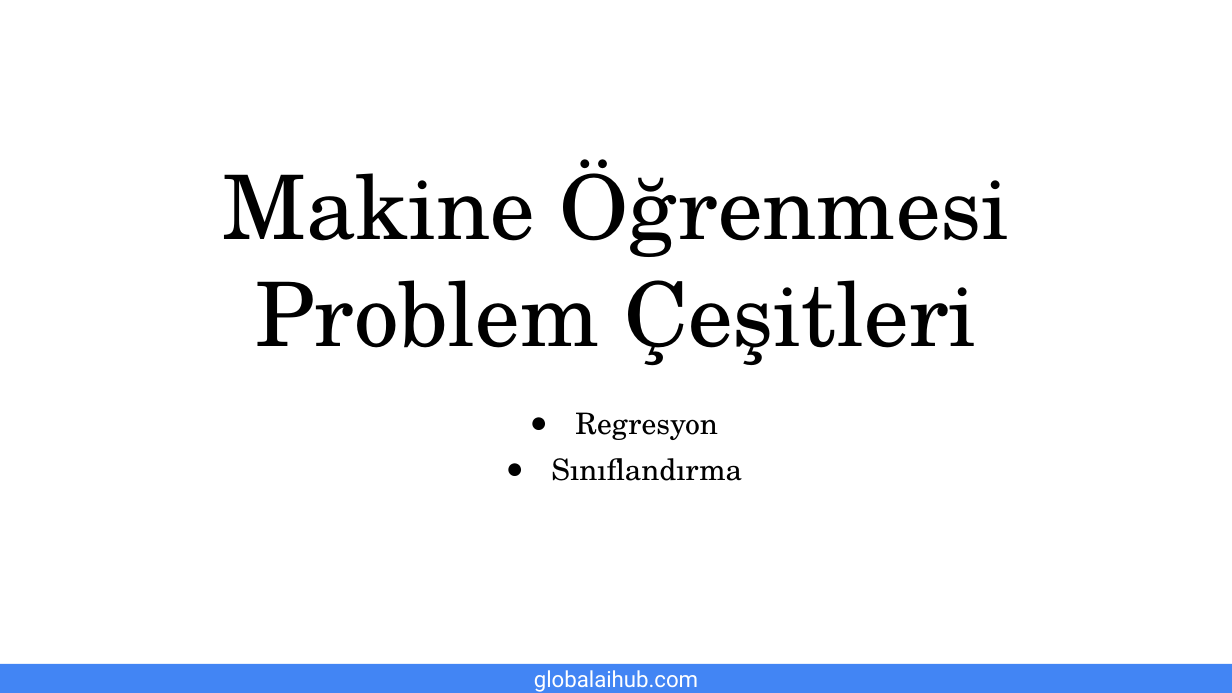
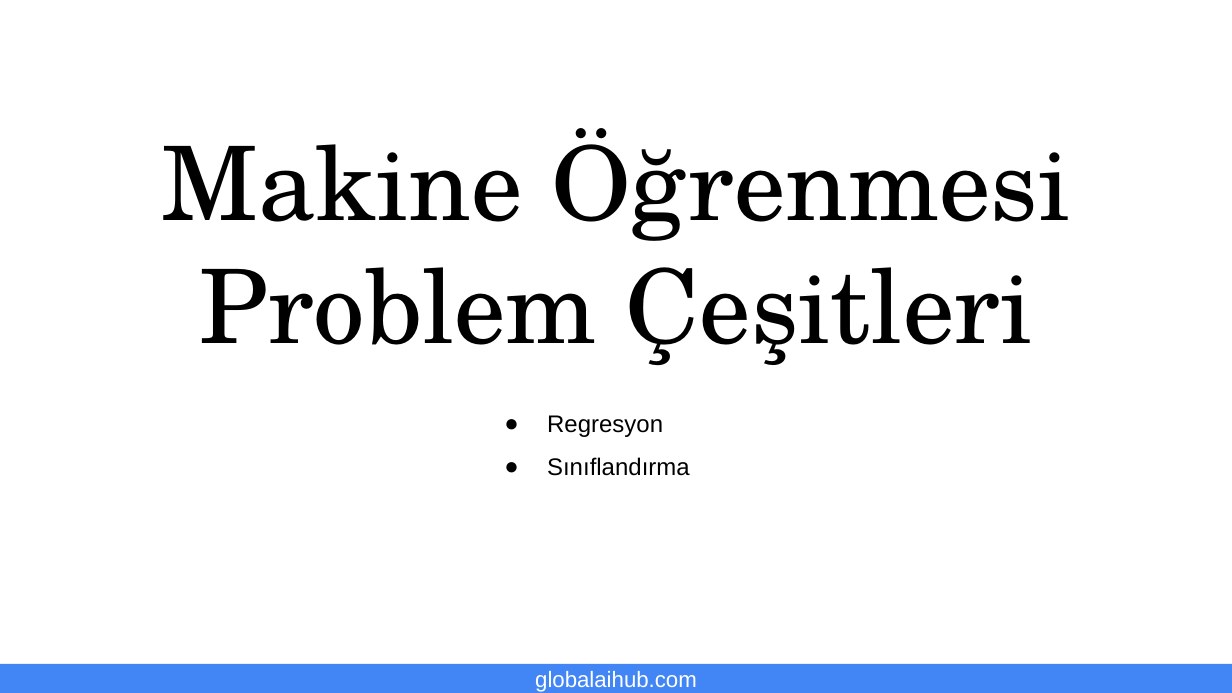
Before and after one commit to gaih/introduction-to-machine-learning, a slide deck: slide 11 of Presentations/Day 1 Presentation.pptx. Drawn at 1232x693 pixels with LibreOffice and Linux fonts; fonts in the diff are those of the drawing; background and template pictures are left out. Boxes give left, top, right and bottom in pixels: in the first picture for what was removed or moved away, otherwise in the second. Text is boxed around its words. In the diff, an @@ line names an element or a change of style, - is before the commit and + after.

```diff
--- a/Presentations/Day 1 Presentation.pptx
+++ b/Presentations/Day 1 Presentation.pptx
@@ title "Makine Öğrenmesi Problem Çeşitleri" at box(161, 128, 1071, 366): size 52 to 60 pt @@
@@ subtitle "Regresyon" at box(547, 415, 690, 476): size 17.3 to 14 pt, font TeX Gyre Schola to Arial; alignment centre to left; indent changed; line spacing 1.3 to 1.5 @@
@@ text "globalaihub.com" at box(535, 671, 697, 692): font Roboto to Arial @@
```
Also in this commit, not shown: 13 other slides changed, 2 slides added, 2 slides removed, 2 other files.
